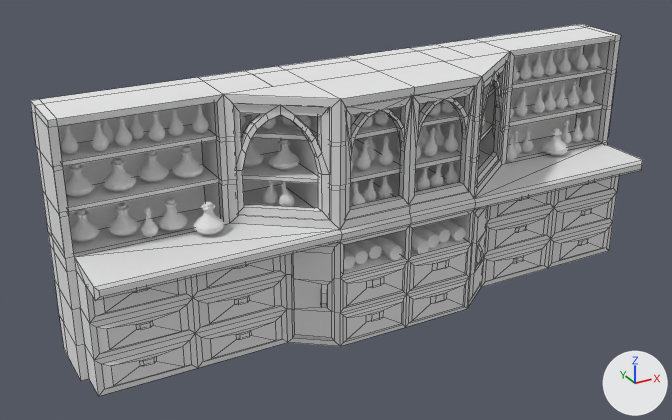
The Blender file Models/Towers/Blenderfile/Shelf_Bookcase_3.blend, before and after one commit.
Rendered twice from a 50 mm camera at (-3.64, -5.95, 3.89) aimed at (-0.32, 0.1, 0.87). Every picture has the same lights, and +X, +Y and +Z are marked at lower right. Mesh edges are drawn as thin lines on the coarser meshes.

In view in the first picture: 'Bookcase_3', 'Potions&Scrolls'.
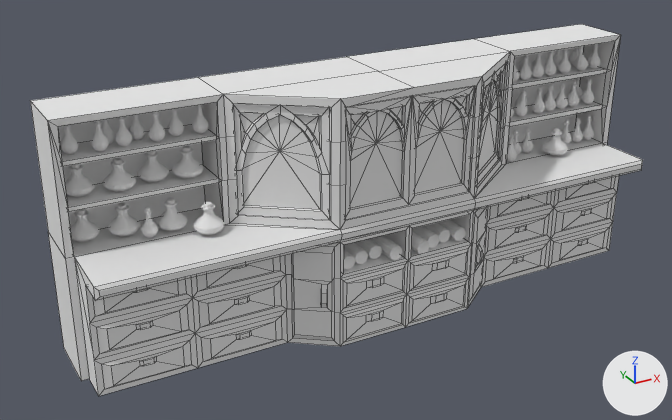
The change, as a diff of the scene's bpy script:
```diff
--- a/Models/Towers/Blenderfile/Shelf_Bookcase_3.blend.py
+++ b/Models/Towers/Blenderfile/Shelf_Bookcase_3.blend.py
@@ ob_windows @@
 ob_windows.location = (0.0, 0.0, 0.0)
-ob_windows.hide_viewport = True
```

Changed parts and their boxes [x1, y1, x2, y2] in the pictures (672 x 420 px):
'Windows', shown: after [240, 73, 501, 210]
